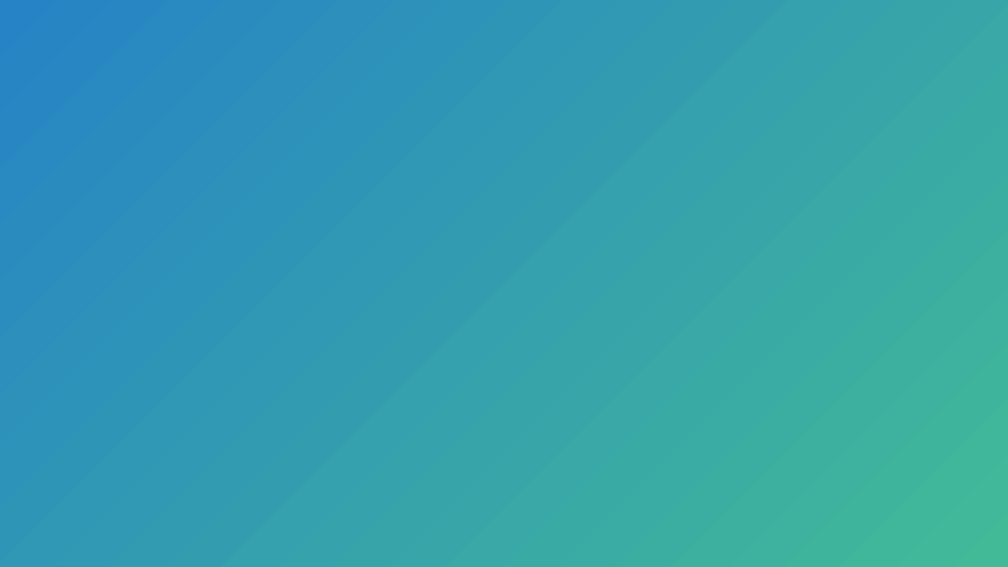
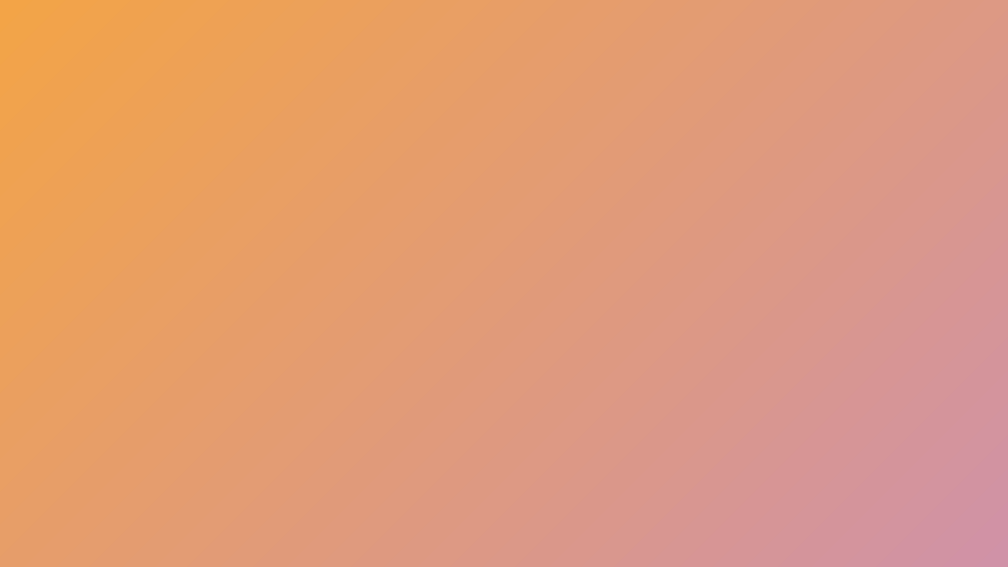
Before and after one commit to slevin48/training, a slide deck: slide 9 of doc/App Deployment 101.pptx (slide 8 before the commit). Drawn at 1008x567 pixels with LibreOffice and Linux fonts; fonts in the diff are those of the drawing; background and template pictures are left out. Boxes give left, top, right and bottom in pixels: in the first picture for what was removed or moved away, otherwise in the second. Text is boxed around its words. In the diff, an @@ line names an element or a change of style, - is before the commit and + after.

```diff
--- a/doc/App Deployment 101.pptx
+++ b/doc/App Deployment 101.pptx
@@ rectangle at bbox=[0, 0, 1008, 567]: fill gradient #2683C6 to #42BA97 to gradient #F3A447 to #D092A7 @@
@@ line (59, 29) - (59, 566): stroke #42BA97 2 pt to #D092A7 2 pt @@
```
Also in this commit, not shown: 6 other slides changed, 3 slides added, 24 other files.
